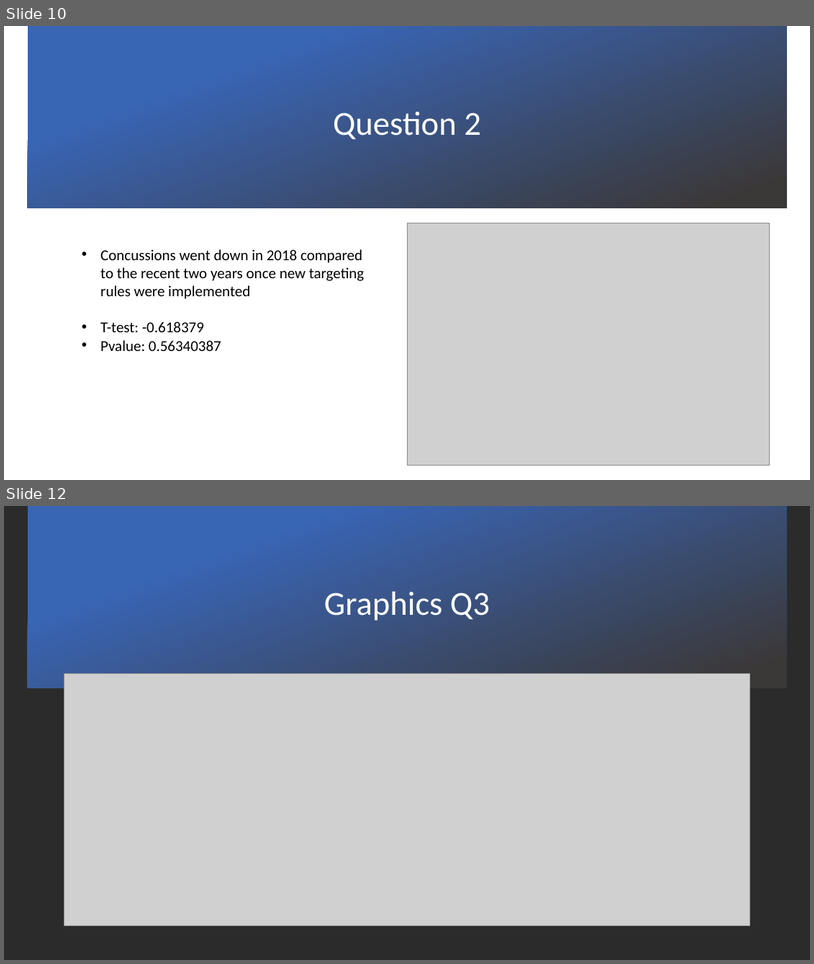
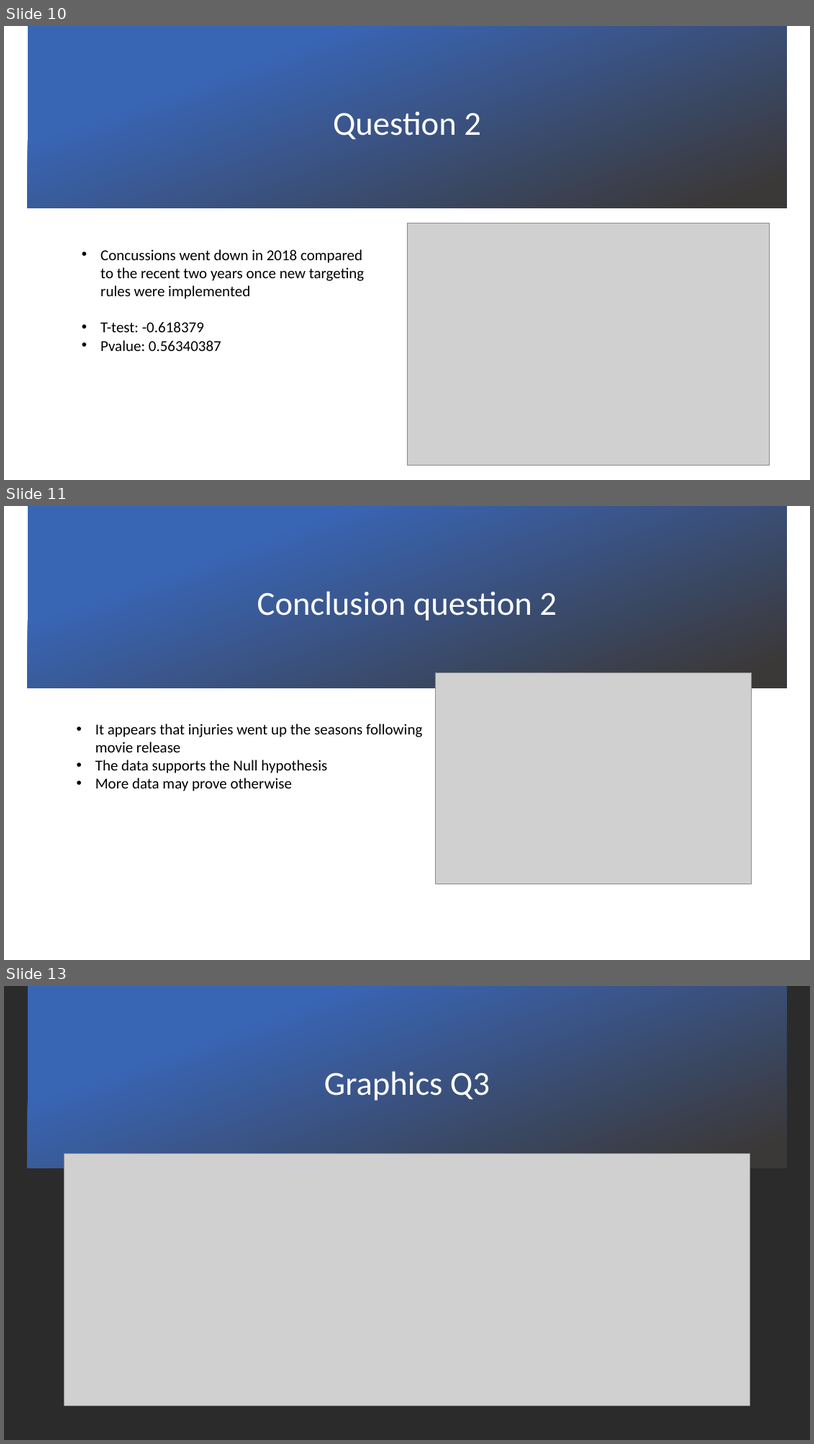
Before and after one commit to trippy64/ConcussionGroupA, a slide deck: Concussions in the NFL.pptx. Shown one above the other, each under a label of ours: slides 10 and 12 before the commit, slides 10, 11 and 13 after it; the slides between them are not shown. The pictures are 814x964 and 814x1444 pixels, drawn with LibreOffice and Linux fonts; fonts in the diff are those of the drawing; grey boxes stand for pictures; background and template pictures are left out; a plain dark background stands for a picture behind light text. Boxes give left, top, right and bottom in pixels: in the first picture for what was removed or moved away, otherwise in the second. Text is boxed around its words. In the diff, an @@ line names an element or a change of style, - is before the commit and + after.

```diff
--- a/Concussions in the NFL.pptx
+++ b/Concussions in the NFL.pptx
@@ slide 11 added at (4, 506, 810, 960), background picture (left out) @@
@@ rectangle added at (28, 506, 787, 688), fill gradient #3965B5 to #3B3838 @@
@@ title added at (257, 591, 557, 620), 40 pt, text #FFFFFF @@
+Conclusion question 2
@@ picture added at (436, 673, 752, 884) @@
@@ text added at (95, 723, 422, 791), 18 pt, text #000000 @@
+• It appears that injuries went up the seasons following movie release
+• The data supports the Null hypothesis
+• More data may prove otherwise
@@ what was slide 12 is now slide 13 @@
```
Also in this commit, not shown: 2 slides changed, 2 other files.
